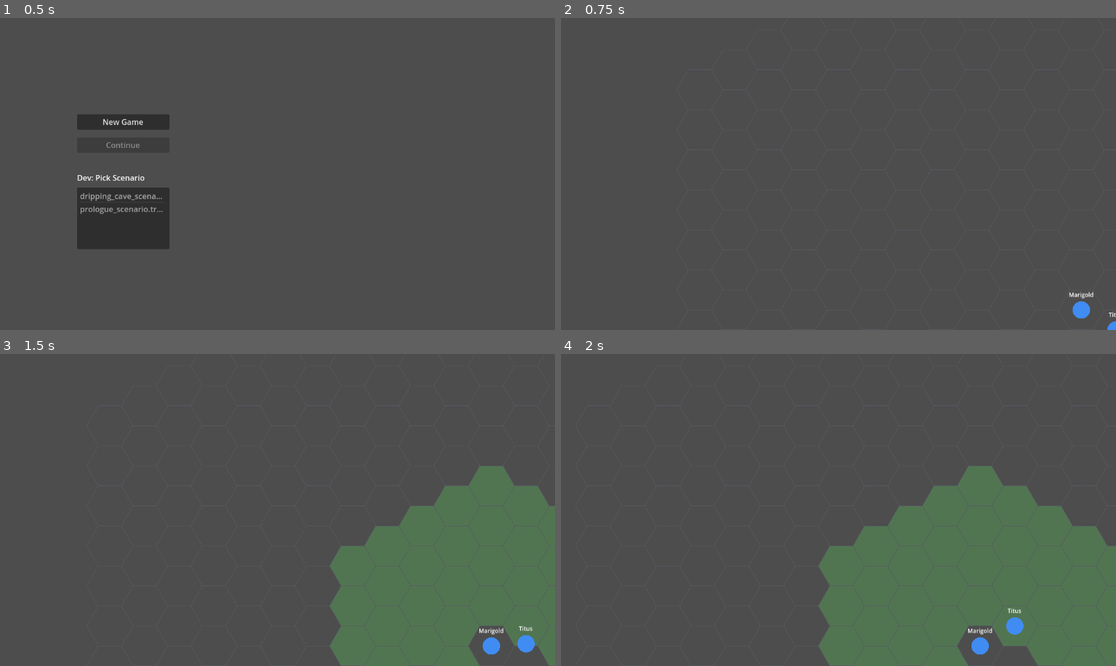
Above: before the commit, frames 1-4 (two rows, left to right).
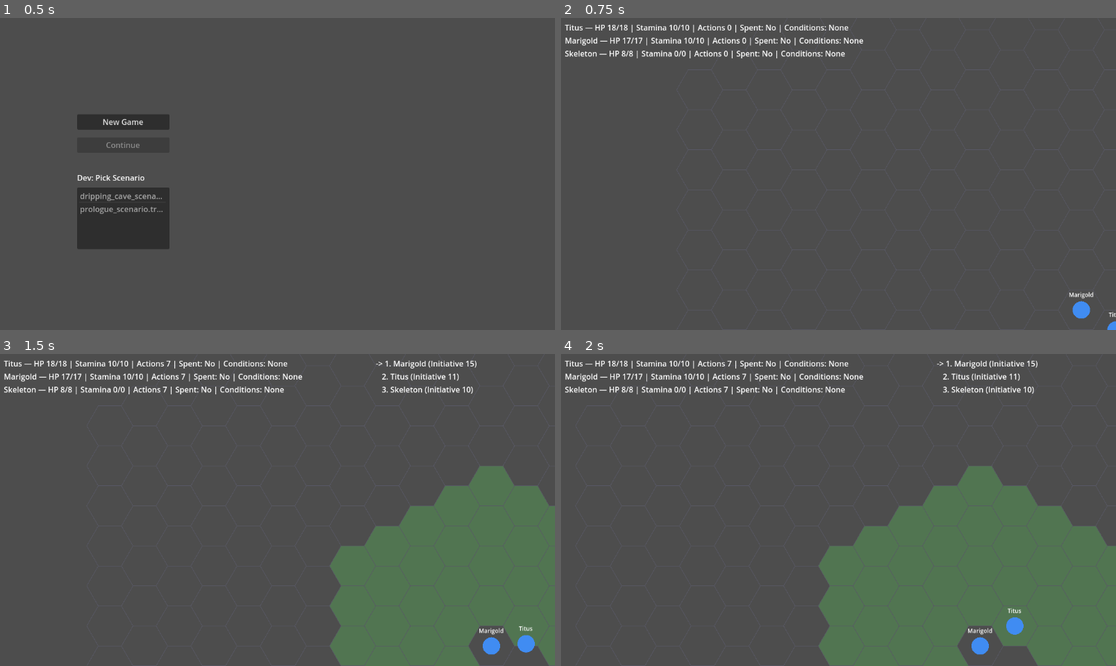
Above: after the commit, the same moments.

Repository: Pyroraptor/hykaen
Game: Godot game, scene res://scenes/TitleScreen.tscn
The game is run twice, just before and just after one commit, with the same random seed, the same clock (stepped at 60 frames per second) and the same inputs.
Inputs (mouse positions are in pixels of both pictures, inside the frame that each line leads up to):
- Up to frame 1 (0.5 s): no input
- Up to frame 2 (0.75 s): click "New Game" at 0.5 s
- Up to frame 3 (1.5 s): tap Enter at 1.25 s; move the mouse to (399, 494) at 1.27 s; hold Right (ui_right) from 1.28 s (still down); hold Shift from 1.28 s (still down); click (399, 494) at 1.42 s
- Up to frame 4 (2 s): keep holding Right (ui_right); keep holding Shift

Frame 1 is identical in both runs. In frame 2, 1.4% of the frame differs, in the area x 0-55%, y 2-13%; in frame 3, 1.9%; in frame 4, 1.9%, in the area x 0-86%, y 2-13%.

Commit message:
feat(FEAT-007): Wrap UI panels in a screen-space CanvasLayer
Step: tdd-execute
Files: 4

Diff:
--- a/MainScene.gd
+++ b/MainScene.gd
@@ -138,9 +138,10 @@
 var outcome: String = ""
 
 @onready var hex_grid_view       = $HexGridView
-@onready var status_panel_view   = $StatusPanelView
-@onready var initiative_view     = $InitiativeView
-@onready var event_log_view      = $EventLogView
+## FEAT-007: panels moved under $UILayer CanvasLayer (screen-space, ADR-002).
+@onready var status_panel_view   = $UILayer/StatusPanelView
+@onready var initiative_view     = $UILayer/InitiativeView
+@onready var event_log_view      = $UILayer/EventLogView
 @onready var turn_controller     = $TurnController
 @onready var end_turn_control    = $EndTurnControl
 @onready var verb_bar_view       = $VerbBarView
--- a/MainScene.tscn
+++ b/MainScene.tscn
@@ -20,11 +20,14 @@
 current = true
 position_smoothing_enabled = false
 
-[node name="StatusPanelView" parent="." instance=ExtResource("3_statuspanel")]
+[node name="UILayer" type="CanvasLayer" parent="."]
+layer = 1
 
-[node name="InitiativeView" parent="." instance=ExtResource("4_initiativeview")]
+[node name="StatusPanelView" parent="UILayer" instance=ExtResource("3_statuspanel")]
 
-[node name="EventLogView" parent="." instance=ExtResource("5_eventlogview")]
+[node name="InitiativeView" parent="UILayer" instance=ExtResource("4_initiativeview")]
+
+[node name="EventLogView" parent="UILayer" instance=ExtResource("5_eventlogview")]
 
 [node name="TurnController" type="Node" parent="."]
 script = ExtResource("7_turncontroller")
--- a/tests/infrastructure/test_presentation_stack_wiring.gd
+++ b/tests/infrastructure/test_presentation_stack_wiring.gd
@@ -93,14 +93,26 @@
 ## presentation/player_reaction_chooser.gd's PlayerReactionChooser.
 const _EXPECTED_CHILDREN: Dictionary = {
 	"HexGridView":         HexGridViewClass,
-	"StatusPanelView":     StatusPanelViewClass,
-	"InitiativeView":      InitiativeViewClass,
-	"EventLogView":        EventLogViewClass,
 	"TurnController":      TurnControllerClass,
 	"EndTurnControl":      EndTurnControlClass,
 	"VerbBarView":         VerbBarViewClass,
 	"ResultScreenView":    ResultScreenViewClass,
 	"ReactionPromptUI":    ReactionPromptUIClass,
+}
+
+## _UI_LAYER_NODE_NAME / _EXPECTED_UI_LAYER_CHILDREN -- FEAT-007 (US-002 /
+## FR-002, ADR-002, Iteration W "Camera Panning & Collapsible Panels"):
+## StatusPanelView, InitiativeView, and EventLogView were reparented off
+## MainScene directly and now live under a $UILayer CanvasLayer (layer >= 1)
+## so they render in screen space, unaffected by GameCamera's world-space
+## transform. They are no longer direct children of MainScene -- verified
+## separately here, as children of UILayer, rather than via the top-level
+## _EXPECTED_CHILDREN dict.
+const _UI_LAYER_NODE_NAME: String = "UILayer"
+const _EXPECTED_UI_LAYER_CHILDREN: Dictionary = {
+	"StatusPanelView": StatusPanelViewClass,
+	"InitiativeView":  InitiativeViewClass,
+	"EventLogView":    EventLogViewClass,
 }
 
 ## _SPELL_PICKER_PANEL_NAME -- the spell-picker Panel node added by
@@ -248,14 +260,49 @@
 			"'%s' must be a Camera2D node" % _GAME_CAMERA_NODE_NAME
 		)
 
+	# UILayer is a built-in CanvasLayer node verified separately (see
+	# _UI_LAYER_NODE_NAME doc above for why it's not in _EXPECTED_CHILDREN):
+	# it wraps StatusPanelView/InitiativeView/EventLogView in screen space
+	# (FEAT-007, Iteration W CanvasLayer migration).
+	assert_true(
+		actual_names_by_node.has(_UI_LAYER_NODE_NAME),
+		"MainScene must have a '%s' child wrapping the panel stack (FEAT-007, Iteration W CanvasLayer migration)" % _UI_LAYER_NODE_NAME
+	)
+	var ui_layer: Node = actual_names_by_node.get(_UI_LAYER_NODE_NAME, null)
+	if ui_layer != null:
+		assert_true(ui_layer is CanvasLayer, "'%s' must be a CanvasLayer node" % _UI_LAYER_NODE_NAME)
+		if ui_layer is CanvasLayer:
+			assert_true(ui_layer.layer >= 1, "'%s'.layer must be >= 1" % _UI_LAYER_NODE_NAME)
+
+		var ui_layer_children_by_name: Dictionary = {}
+		for child in ui_layer.get_children():
+			ui_layer_children_by_name[child.name] = child
+
+		for expected_name in _EXPECTED_UI_LAYER_CHILDREN.keys():
+			assert_true(
+				ui_layer_children_by_name.has(expected_name),
+				"'%s' must have a child node named '%s' (FEAT-007 kept presentation/* panel stack)" % [_UI_LAYER_NODE_NAME, expected_name]
+			)
+			if ui_layer_children_by_name.has(expected_name):
+				assert_true(
+					is_instance_of(ui_layer_children_by_name[expected_name], _EXPECTED_UI_LAYER_CHILDREN[expected_name]),
+					"'%s' child '%s' must be an instance of its expected presentation/* class" % [_UI_LAYER_NODE_NAME, expected_name]
+				)
+
+		assert_eq(
+			ui_layer.get_children().size(), _EXPECTED_UI_LAYER_CHILDREN.size(),
+			"'%s' must have EXACTLY the expected panel child set, no more no less; found children: %s"
+			% [_UI_LAYER_NODE_NAME, ui_layer_children_by_name.keys()]
+		)
+
 	assert_eq(
-		actual_children.size(), _EXPECTED_CHILDREN.size() + 2,
-		"MainScene must have EXACTLY the expected presentation/* child set plus SpellPickerPanel and GameCamera, no more no less; found children: %s"
+		actual_children.size(), _EXPECTED_CHILDREN.size() + 3,
+		"MainScene must have EXACTLY the expected presentation/* child set plus SpellPickerPanel, GameCamera, and UILayer, no more no less; found children: %s"
 		% [actual_names_by_node.keys()]
 	)
 
 	for child_name in actual_names_by_node.keys():
-		if child_name == _SPELL_PICKER_PANEL_NAME or child_name == _GAME_CAMERA_NODE_NAME:
+		if child_name == _SPELL_PICKER_PANEL_NAME or child_name == _GAME_CAMERA_NODE_NAME or child_name == _UI_LAYER_NODE_NAME:
 			continue  # verified separately above
 		var expected_class = _EXPECTED_CHILDREN.get(child_name, null)
 		assert_not_null(expected_class, "unexpected child node '%s' present on MainScene -- only the FEAT-002 presentation/* set may be wired" % child_name)
@@ -538,3 +585,15 @@
 		assert_not_null(instance.get_node_or_null(expected_name), "MainScene must still resolve child node '%s' after headless boot" % expected_name)
 	assert_not_null(instance.get_node_or_null(_SPELL_PICKER_PANEL_NAME), "MainScene must still resolve child node '%s' after headless boot" % _SPELL_PICKER_PANEL_NAME)
 	assert_not_null(instance.get_node_or_null(_GAME_CAMERA_NODE_NAME), "MainScene must still resolve child node '%s' after headless boot" % _GAME_CAMERA_NODE_NAME)
+
+	# FEAT-007 (Iteration W CanvasLayer migration): StatusPanelView/
+	# InitiativeView/EventLogView now resolve under $UILayer, not directly
+	# under MainScene -- see _UI_LAYER_NODE_NAME doc above.
+	var ui_layer: Node = instance.get_node_or_null(_UI_LAYER_NODE_NAME)
+	assert_not_null(ui_layer, "MainScene must still resolve child node '%s' after headless boot" % _UI_LAYER_NODE_NAME)
+	if ui_layer != null:
+		for expected_name in _EXPECTED_UI_LAYER_CHILDREN.keys():
+			assert_not_null(
+				ui_layer.get_node_or_null(expected_name),
+				"'%s' must still resolve child node '%s' after headless boot" % [_UI_LAYER_NODE_NAME, expected_name]
+			)
--- /dev/null
+++ b/tests/unit/test_main_scene_canvas_layer_panels.gd
@@ -0,0 +1,168 @@
+extends GutTest
+## tests/unit/test_main_scene_canvas_layer_panels.gd — FEAT-007 (US-002 /
+## FR-002, ADR-002, Iteration W).
+##
+## GUT test suite proving StatusPanelView, InitiativeView, and EventLogView
+## are wrapped in a CanvasLayer (layer >= 1) so they render in screen space,
+## unaffected by GameCamera's world-space transform, per the real
+## res://MainScene.tscn composition root (ADR-002 pattern: instantiate the
+## real scene, never a hand-wired double).
+##
+## test_criteria satisfied:
+##   1. A scene-tree test confirms StatusPanelView, InitiativeView, and
+##      EventLogView are children of a CanvasLayer with layer >= 1.
+##   2. Panning GameCamera to a non-zero position leaves each panel's
+##      screen-space position/size unchanged (CanvasLayer isolates them
+##      from the camera transform).
+##   3. MainScene's @onready panel references (status_panel_view,
+##      initiative_view, event_log_view) resolve to non-null nodes after
+##      reparenting -- no null errors at boot.
+
+const MAIN_SCENE_PATH: String = "res://MainScene.tscn"
+
+
+func _boot_main_scene():
+	var packed: PackedScene = ResourceLoader.load(MAIN_SCENE_PATH)
+	assert_not_null(packed, "MainScene.tscn must load as a PackedScene")
+	if packed == null:
+		return null
+	var instance = packed.instantiate()
+	assert_not_null(instance, "MainScene.tscn must instantiate")
+	if instance == null:
+		return null
+	instance.seed_override = 42
+	add_child_autofree(instance)
+	await get_tree().process_frame
+	return instance
+
+
+# ══════════════════════════════════════════════════════════════════════════
+# Criterion 1 — StatusPanelView, InitiativeView, and EventLogView are
+# children of a CanvasLayer with layer >= 1.
+# ══════════════════════════════════════════════════════════════════════════
+
+func test_panels_are_children_of_a_canvas_layer_with_layer_gte_1() -> void:
+	var instance = await _boot_main_scene()
+	if instance == null:
+		return
+
+	var status_panel_view: Node = instance.get_node_or_null("StatusPanelView")
+	var initiative_view: Node = instance.get_node_or_null("InitiativeView")
+	var event_log_view: Node = instance.get_node_or_null("EventLogView")
+
+	assert_null(
+		status_panel_view,
+		"StatusPanelView must no longer be a direct child of MainScene -- it must be reparented "
+		+ "under the CanvasLayer"
+	)
+	assert_null(
+		initiative_view,
+		"InitiativeView must no longer be a direct child of MainScene -- it must be reparented "
+		+ "under the CanvasLayer"
+	)
+	assert_null(
+		event_log_view,
+		"EventLogView must no longer be a direct child of MainScene -- it must be reparented "
+		+ "under the CanvasLayer"
+	)
+
+	status_panel_view = instance.status_panel_view
+	initiative_view = instance.initiative_view
+	event_log_view = instance.event_log_view
+
+	assert_not_null(status_panel_view, "MainScene.status_panel_view must resolve to a non-null node")
+	assert_not_null(initiative_view, "MainScene.initiative_view must resolve to a non-null node")
+	assert_not_null(event_log_view, "MainScene.event_log_view must resolve to a non-null node")
+	if status_panel_view == null or initiative_view == null or event_log_view == null:
+		return
+
+	for panel in [status_panel_view, initiative_view, event_log_view]:
+		var parent: Node = panel.get_parent()
+		assert_not_null(parent, "%s must have a parent node" % panel.name)
+		if parent == null:
+			continue
+		assert_is(
+			parent, CanvasLayer,
+			"%s's parent must be a CanvasLayer, found %s" % [panel.name, parent.get_class()]
+		)
+		if parent is CanvasLayer:
+			assert_true(
+				parent.layer >= 1,
+				"%s's CanvasLayer parent must have layer >= 1, found %d" % [panel.name, parent.layer]
+			)
+
+	# All three panels must share the SAME CanvasLayer wrapper.
+	assert_eq(
+		status_panel_view.get_parent(), initiative_view.get_parent(),
+		"StatusPanelView and InitiativeView must share the same CanvasLayer parent"
+	)
+	assert_eq(
+		initiative_view.get_parent(), event_log_view.get_parent(),
+		"InitiativeView and EventLogView must share the same CanvasLayer parent"
+	)
+
+
+# ══════════════════════════════════════════════════════════════════════════
+# Criterion 2 — panning GameCamera to a non-zero position leaves each
+# panel's screen-space position/size unchanged.
+# ══════════════════════════════════════════════════════════════════════════
+
+func test_panel_screen_space_transform_unchanged_after_panning_camera() -> void:
+	var instance = await _boot_main_scene()
+	if instance == null:
+		return
+
+	var hex_grid_view: Node = instance.get_node_or_null("HexGridView")
+	assert_not_null(hex_grid_view, "MainScene must expose a HexGridView child node")
+	if hex_grid_view == null:
+		return
+
+	var game_camera: Camera2D = hex_grid_view.get_parent().get_node_or_null("GameCamera")
+	assert_not_null(game_camera, "GameCamera must exist to pan it")
+	if game_camera == null:
+		return
+
+	var panels: Array = [
+		instance.status_panel_view,
+		instance.initiative_view,
+		instance.event_log_view,
+	]
+	for panel in panels:
+		assert_not_null(panel, "panel must be non-null before capturing its pre-pan transform")
+	if panels.any(func(p): return p == null):
+		return
+
+	var before_positions: Array = []
+	var before_sizes: Array = []
+	for panel in panels:
+		before_positions.append(panel.position)
+		before_sizes.append(panel.size)
+
+	game_camera.position += Vector2(500, 500)
+	await get_tree().process_frame
+
+	for i in range(panels.size()):
+		var panel = panels[i]
+		assert_eq(
+			panel.position, before_positions[i],
+			"%s's screen-space position must be unchanged after panning GameCamera" % panel.name
+		)
+		assert_eq(
+			panel.size, before_sizes[i],
+			"%s's screen-space size must be unchanged after panning GameCamera" % panel.name
+		)
+
+
+# ══════════════════════════════════════════════════════════════════════════
+# Criterion 3 — MainScene's @onready panel references resolve without
+# null errors after reparenting.
+# ══════════════════════════════════════════════════════════════════════════
+
+func test_main_scene_onready_panel_references_resolve_non_null() -> void:
+	var instance = await _boot_main_scene()
+	if instance == null:
+		return
+
+	assert_not_null(instance.status_panel_view, "MainScene.status_panel_view must be non-null after reparenting")
+	assert_not_null(instance.initiative_view, "MainScene.initiative_view must be non-null after reparenting")
+	assert_not_null(instance.event_log_view, "MainScene.event_log_view must be non-null after reparenting")
